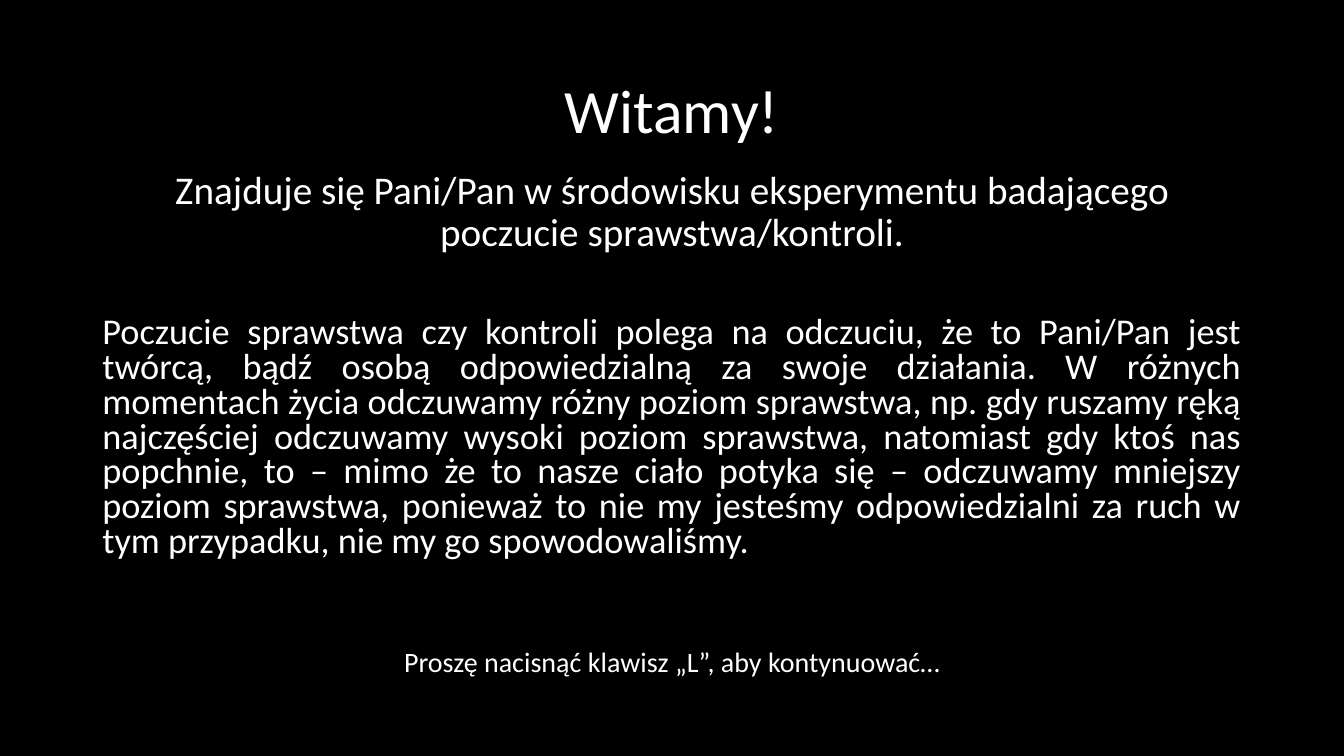
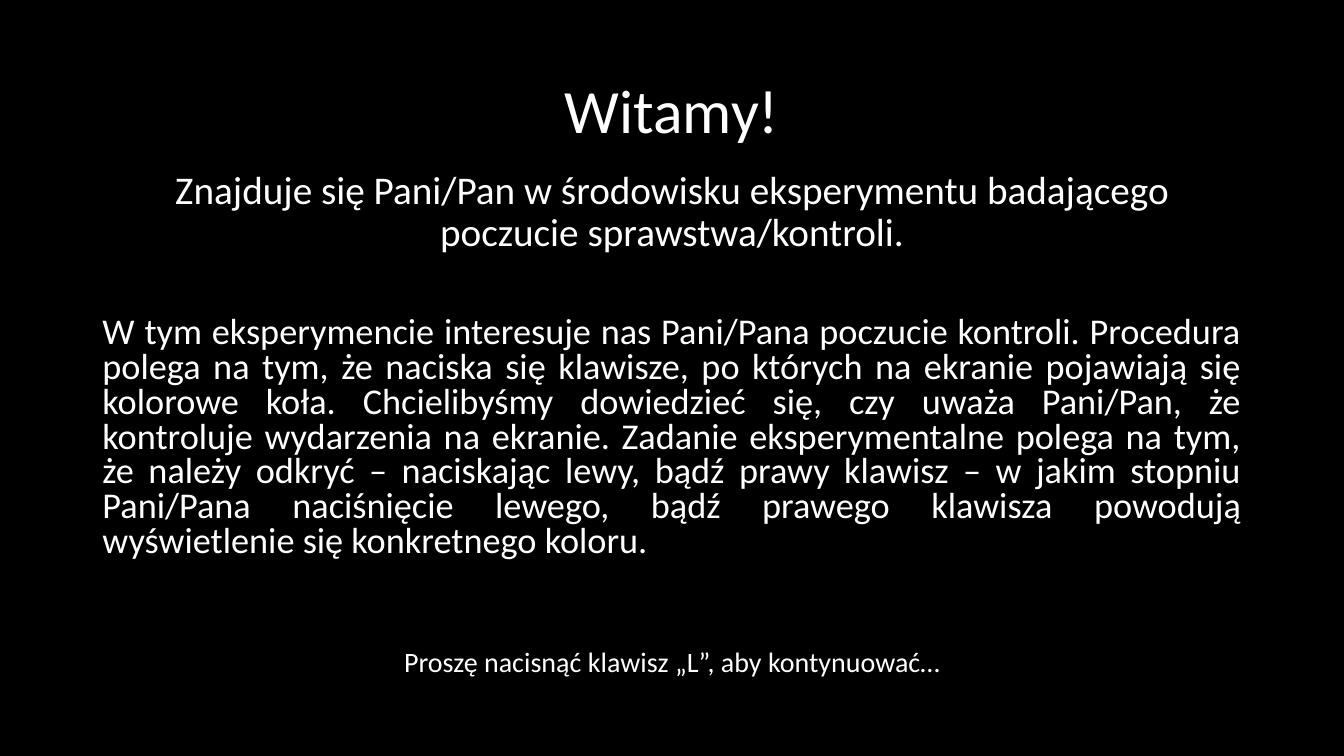
Before and after one commit to mmagnuski/senofag, a slide deck: slide 3 of EPRIME procedura png/Slajdy_proc1.pptx. Drawn at 1344x756 pixels with LibreOffice and Linux fonts; fonts in the diff are those of the drawing. Boxes give left, top, right and bottom in pixels: in the first picture for what was removed or moved away, otherwise in the second. Text is boxed around its words. In the diff, an @@ line names an element or a change of style, - is before the commit and + after.

```diff
--- a/EPRIME procedura png/Slajdy_proc1.pptx
+++ b/EPRIME procedura png/Slajdy_proc1.pptx
@@ text at (x1=102, y1=318, x2=1241, y2=560): text changed @@
-Poczucie sprawstwa czy kontroli polega na odczuciu, że to Pani/Pan jest twórcą, bądź osobą odpowiedzialną za swoje działania. W różnych momentach życia odczuwamy różny poziom sprawstwa, np. gdy ruszamy ręką najczęściej odczuwamy wysoki poziom sprawstwa, natomiast gdy ktoś nas popchnie, to – mimo że to nasze ciało potyka się – odczuwamy mniejszy poziom sprawstwa, ponieważ to nie my jesteśmy odpowiedzialni za ruch w tym przypadku, nie my go spowodowaliśmy.
+W tym eksperymencie interesuje nas Pani/Pana poczucie kontroli. Procedura polega na tym, że naciska się klawisze, po których na ekranie pojawiają się kolorowe koła. Chcielibyśmy dowiedzieć się, czy uważa Pani/Pan, że kontroluje wydarzenia na ekranie. Zadanie eksperymentalne polega na tym, że należy odkryć – naciskając lewy, bądź prawy klawisz – w jakim stopniu Pani/Pana naciśnięcie lewego, bądź prawego klawisza powodują wyświetlenie się konkretnego koloru.
```
Also in this commit, not shown: 1 other slide changed, 4 other files.
